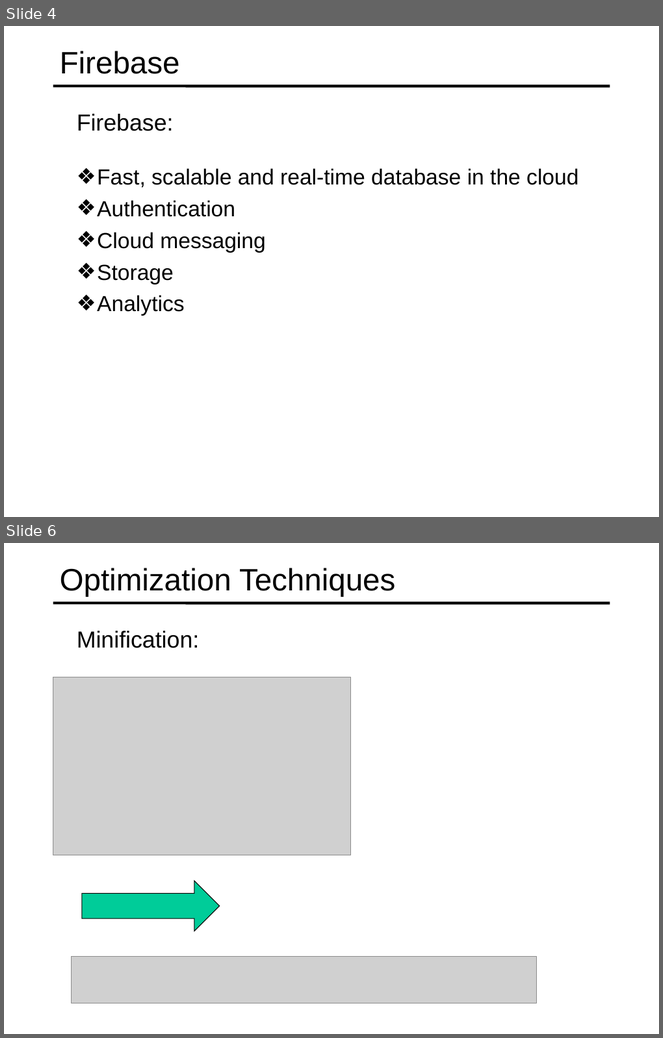
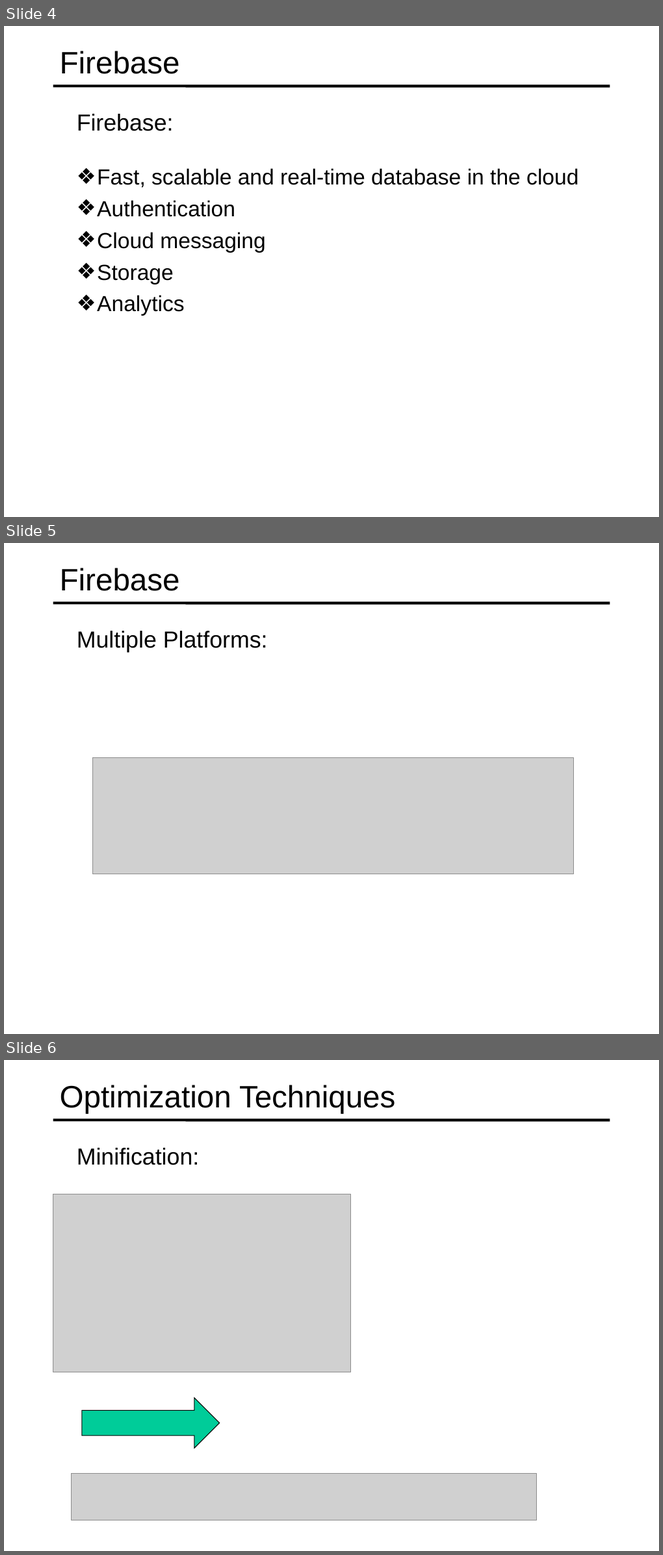
Before and after one commit to specter01wj/Jago_Link_Training, a slide deck: Angular/Angular7/Angular Advanced Course/Essentials/11.Building Real-time Server-less Apps with Firebase/L11_Building Real-time Server-less Apps with Firebase.ppt. Shown one above the other, each under a label of ours: slides 4 and 6 before the commit, slides 4, 5 and 6 after it; the slides between them are not shown. The pictures are 663x1038 and 663x1555 pixels, drawn with LibreOffice and Linux fonts; fonts in the diff are those of the drawing; grey boxes stand for pictures. Boxes give left, top, right and bottom in pixels: in the first picture for what was removed or moved away, otherwise in the second. Text is boxed around its words. In the diff, an @@ line names an element or a change of style, - is before the commit and + after.

Commit message:
10/15/2019 v1

```diff
--- a/Angular/Angular7/Angular Advanced Course/Essentials/11.Building Real-time Server-less Apps with Firebase/L11_Building Real-time Server-less Apps with Firebase.ppt
+++ b/Angular/Angular7/Angular Advanced Course/Essentials/11.Building Real-time Server-less Apps with Firebase/L11_Building Real-time Server-less Apps with Firebase.ppt
@@ slide 5 added at (4,543,659,1034), background #FFFFFF; not listed: 1 template element that a slide beside it also shows @@
@@ title added at (60,568,180,591), 34 pt, text #000000 @@
+Firebase
@@ text added at (77,631,268,653), 25.5 pt, text #000000 @@
+  Multiple Platforms:
@@ picture added at (92,758,574,874) @@
```
Also in this commit, not shown: 1 slide removed.
